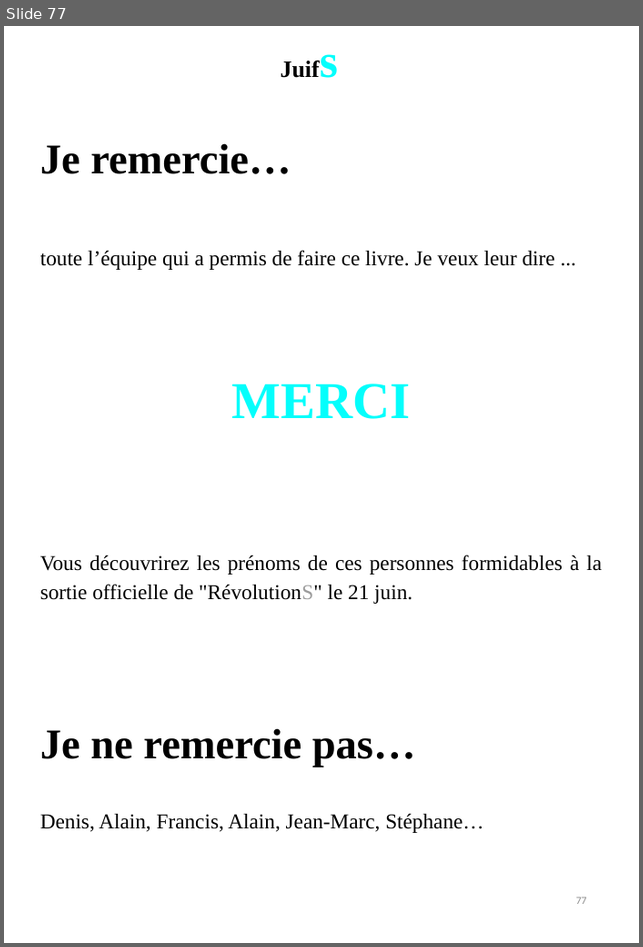
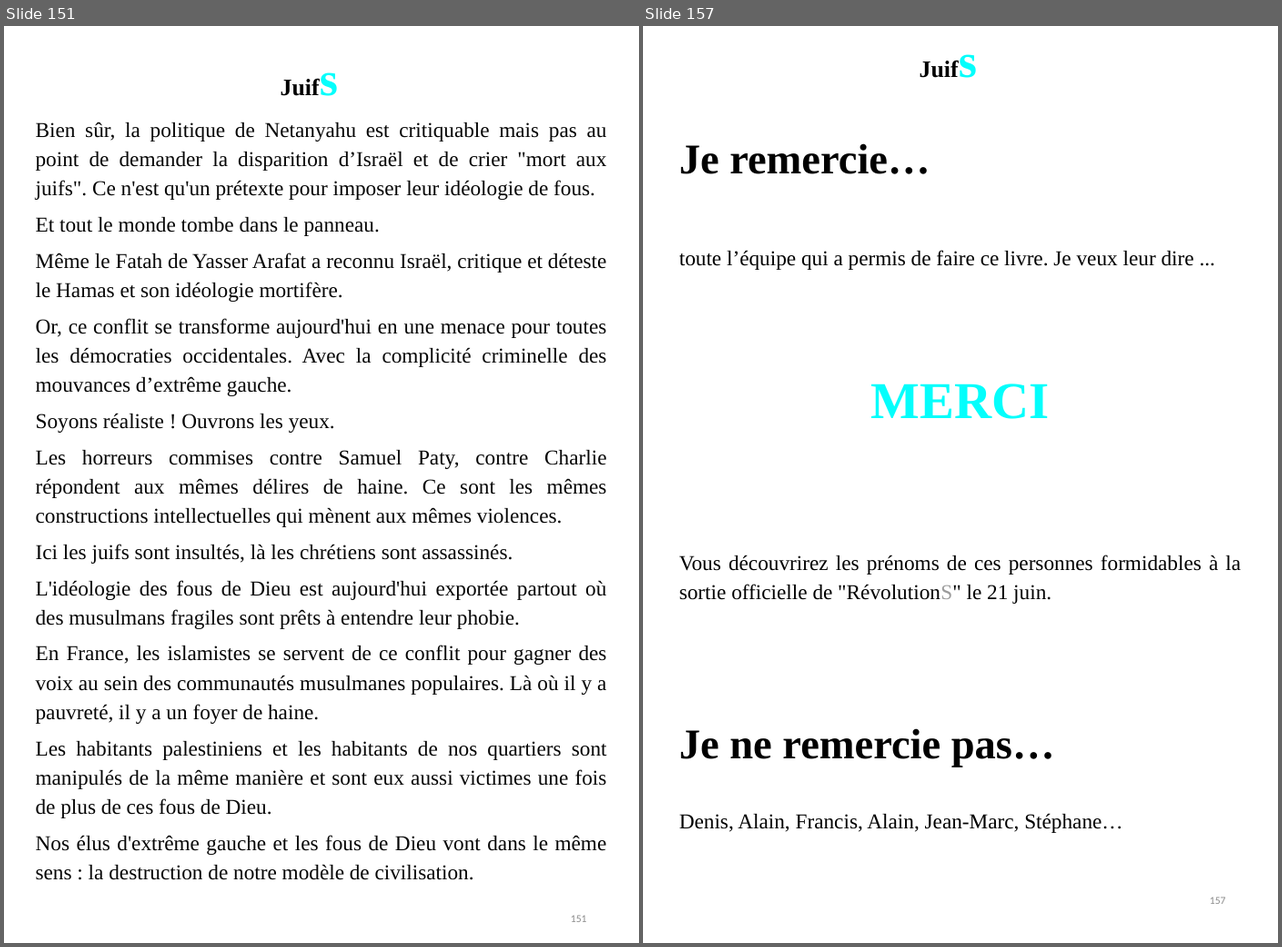
Before and after one commit to BenjaminLOUIS84/e_commerce, a slide deck: e_commerce/public/ppsx/tome2.ppsx. Shown side by side, each under a label of ours: slide 77 before the commit, slides 151 and 157 after it; the slides between them are not shown. The pictures are 643x947 and 1282x947 pixels, drawn with LibreOffice and Linux fonts; fonts in the diff are those of the drawing. Boxes give left, top, right and bottom in pixels: in the first picture for what was removed or moved away, otherwise in the second. Text is boxed around its words. In the diff, an @@ line names an element or a change of style, - is before the commit and + after.

```diff
--- a/e_commerce/public/ppsx/tome2.ppsx
+++ b/e_commerce/public/ppsx/tome2.ppsx
@@ slide 151 added at (x1=4, y1=26, x2=639, y2=943), background #FFFFFF @@
@@ text added at (x1=272, y1=44, x2=353, y2=136), 20.1 pt, text #000000, bold @@
+Juifs
@@ text added at (x1=36, y1=122, x2=607, y2=880), 18 pt, text #050505 @@
+Bien sûr, la politique de Netanyahu est critiquable mais pas au point de demander la disparition d’Israël et de crier "mort aux juifs". Ce n'est qu'un prétexte pour imposer leur idéologie de fous.
+Et tout le monde tombe dans le panneau.
+Même le Fatah de Yasser Arafat a reconnu Israël, critique et déteste le Hamas et son idéologie mortifère.
+Or, ce conflit se transforme aujourd'hui en une menace pour toutes les démocraties occidentales. Avec la complicité criminelle des mouvances d’extrême gauche.
+Soyons réaliste ! Ouvrons les yeux.
+Les horreurs commises contre Samuel Paty, contre Charlie répondent aux mêmes délires de haine. Ce sont les mêmes constructions intellectuelles qui mènent aux mêmes violences.
+Ici les juifs sont insultés, là les chrétiens sont assassinés.
+L'idéologie des fous de Dieu est aujourd'hui exportée partout où des musulmans fragiles sont prêts à entendre leur phobie.
+En France, les islamistes se servent de ce conflit pour gagner des voix au sein des communautés musulmanes populaires. Là où il y a pauvreté, il y a un foyer de haine.
+Les habitants palestiniens et les habitants de nos quartiers sont manipulés de la même manière et sont eux aussi victimes une fois de plus de ces fous de Dieu.
+Nos élus d'extrême gauche et les fous de Dieu vont dans le même sens : la destruction de notre modèle de civilisation.
@@ page number added at (x1=571, y1=915, x2=587, y2=922), 9 pt, text #8C8C8C @@
+151
@@ what was slide 77 is now slide 157 @@
@@ page number at (x1=1210, y1=897, x2=1226, y2=904): text changed @@
-77
+157
```
Also in this commit, not shown: 3 slides changed, 79 other slides added.
